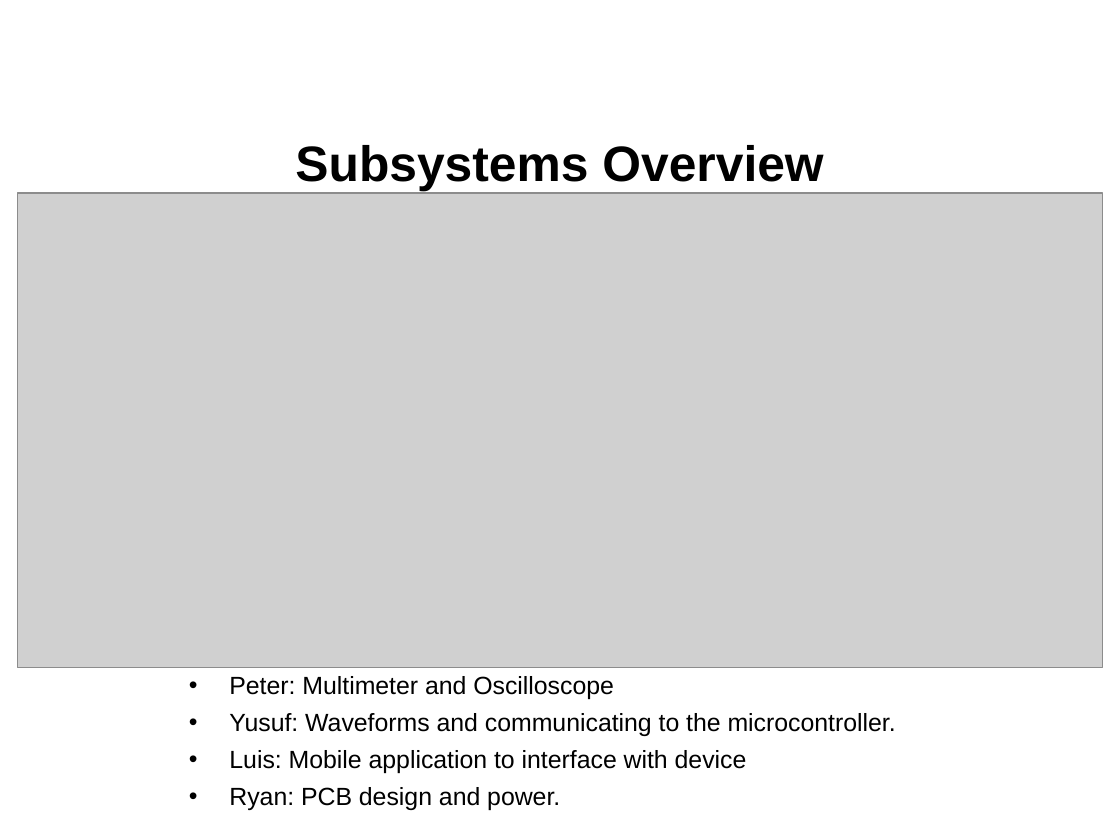
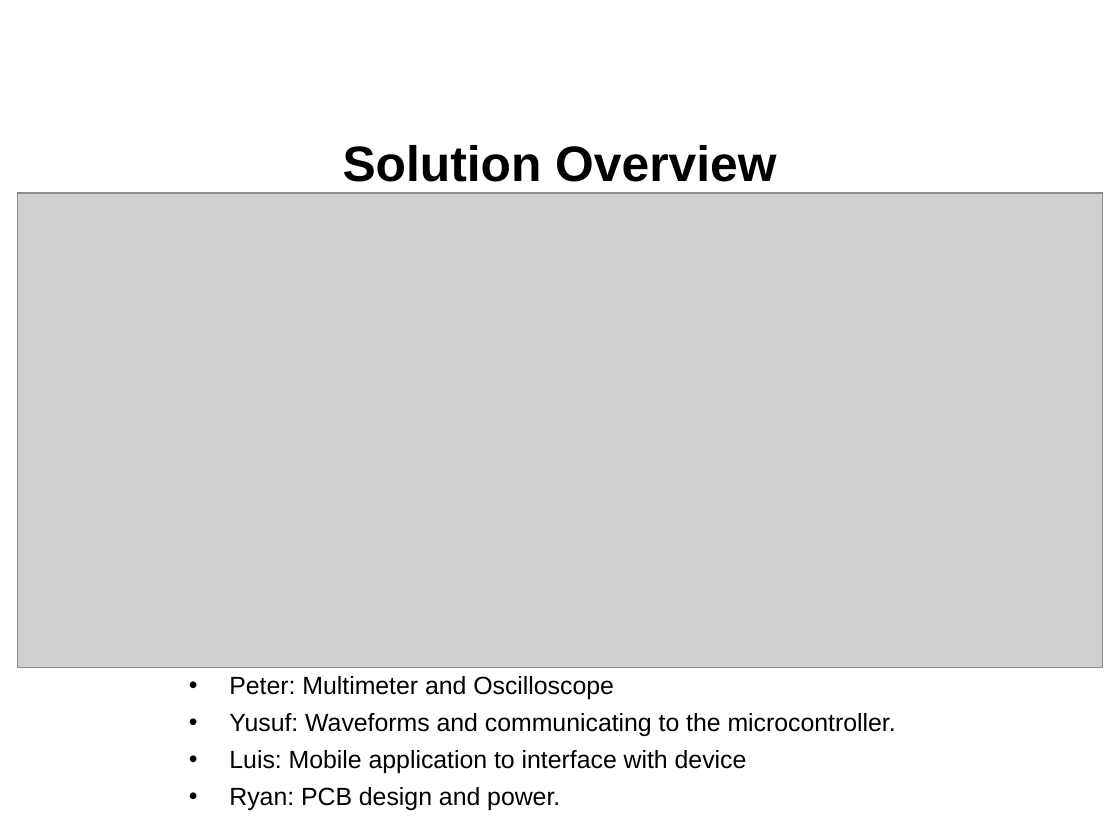
Before and after one commit to l-diazsantini/ECEN215LabKit, a slide deck: slide 5 of Documents/ECEN 404/Virtual Project Showcase.pptx (slide 3 before the commit). Drawn at 1120x840 pixels with LibreOffice and Linux fonts; fonts in the diff are those of the drawing; grey boxes stand for pictures; background and template pictures are left out. Boxes give left, top, right and bottom in pixels: in the first picture for what was removed or moved away, otherwise in the second. Text is boxed around its words. In the diff, an @@ line names an element or a change of style, - is before the commit and + after.

```diff
--- a/Documents/ECEN 404/Virtual Project Showcase.pptx
+++ b/Documents/ECEN 404/Virtual Project Showcase.pptx
@@ title at (x1=343, y1=145, x2=776, y2=182): text changed @@
-Subsystems Overview
+Solution Overview
```
Also in this commit, not shown: 1 other slide changed, 11 slides added, 10 slides removed.
